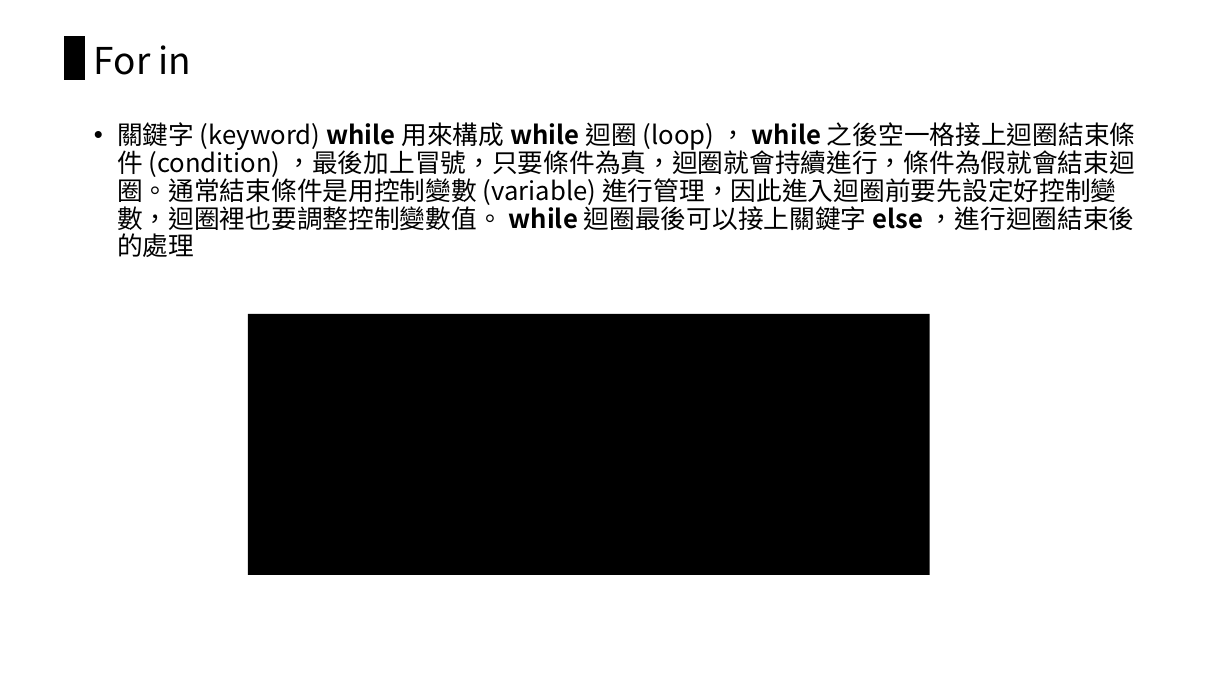
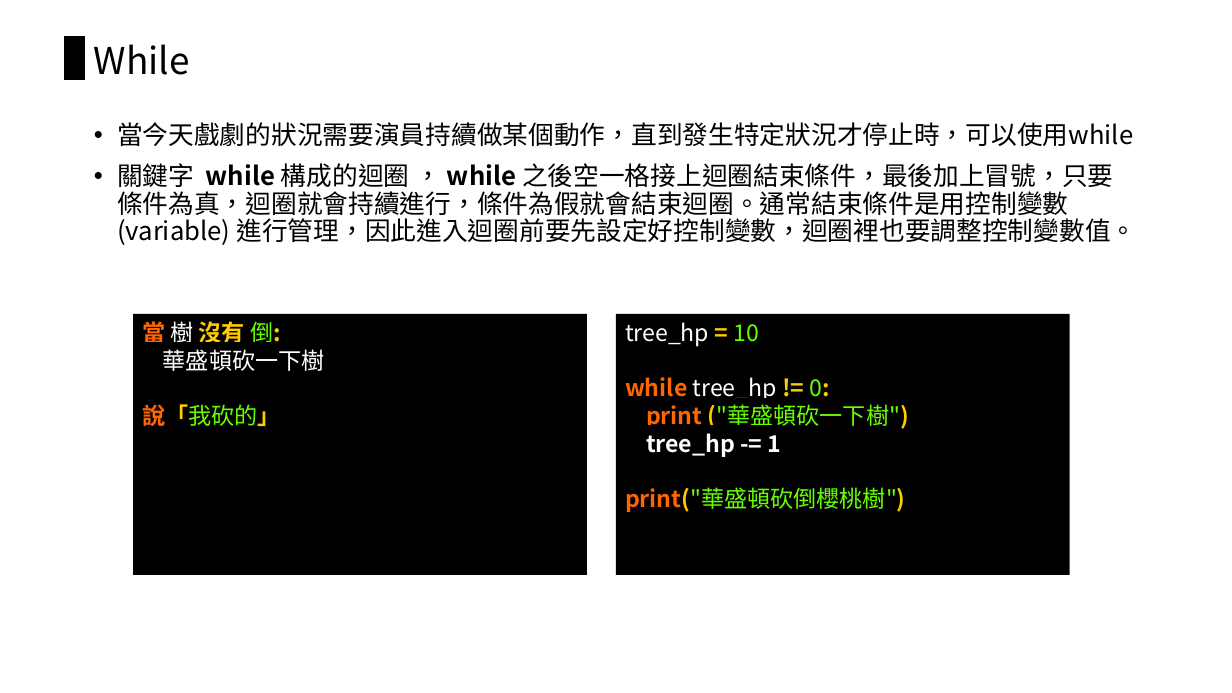
Before and after one commit to chiachin-yen/NCKU_workshop_2018, a slide deck: slide 71 of 2018_Eink工作營.pptx (slide 64 before the commit). Drawn at 1232x693 pixels with LibreOffice and Linux fonts; fonts in the diff are those of the drawing. Boxes give left, top, right and bottom in pixels: in the first picture for what was removed or moved away, otherwise in the second. Text is boxed around its words. In the diff, an @@ line names an element or a change of style, - is before the commit and + after.

Commit message:
update slides

```diff
--- a/2018_Eink工作營.pptx
+++ b/2018_Eink工作營.pptx
@@ title at box(94, 44, 190, 75): text changed @@
-For in
+While
@@ text at box(117, 122, 1136, 245): text changed @@
-• 關鍵字 (keyword) while 用來構成 while 迴圈 (loop) ， while 之後空一格接上迴圈結束條件 (condition) ，最後加上冒號，只要條件為真，迴圈就會持續進行，條件為假就會結束迴圈。通常結束條件是用控制變數 (variable) 進行管理，因此進入迴圈前要先設定好控制變數，迴圈裡也要調整控制變數值。 while 迴圈最後可以接上關鍵字 else ，進行迴圈結束後的處理
+• 當今天戲劇的狀況需要演員持續做某個動作，直到發生特定狀況才停止時，可以使用while
+• 關鍵字 while 構成的迴圈 ， while 之後空一格接上迴圈結束條件，最後加上冒號，只要條件為真，迴圈就會持續進行，條件為假就會結束迴圈。通常結束條件是用控制變數 (variable) 進行管理，因此進入迴圈前要先設定好控制變數，迴圈裡也要調整控制變數值。
@@ rectangle added at box(133, 314, 587, 576), fill #000000, 18 pt, text #FFFFFF @@
+當 樹 沒有 倒:
+華盛頓砍一下樹
+說「我砍的」
@@ rectangle removed at box(248, 314, 930, 576) @@
@@ rectangle added at box(616, 314, 1070, 576), fill #000000, 18 pt, text #FFFFFF @@
+tree_hp = 10
+while tree_hp != 0:
+print ("華盛頓砍一下樹")
+tree_hp -= 1
+print("華盛頓砍倒櫻桃樹")
```
Also in this commit, not shown: 23 other slides changed, 21 slides added, 4 slides removed.
